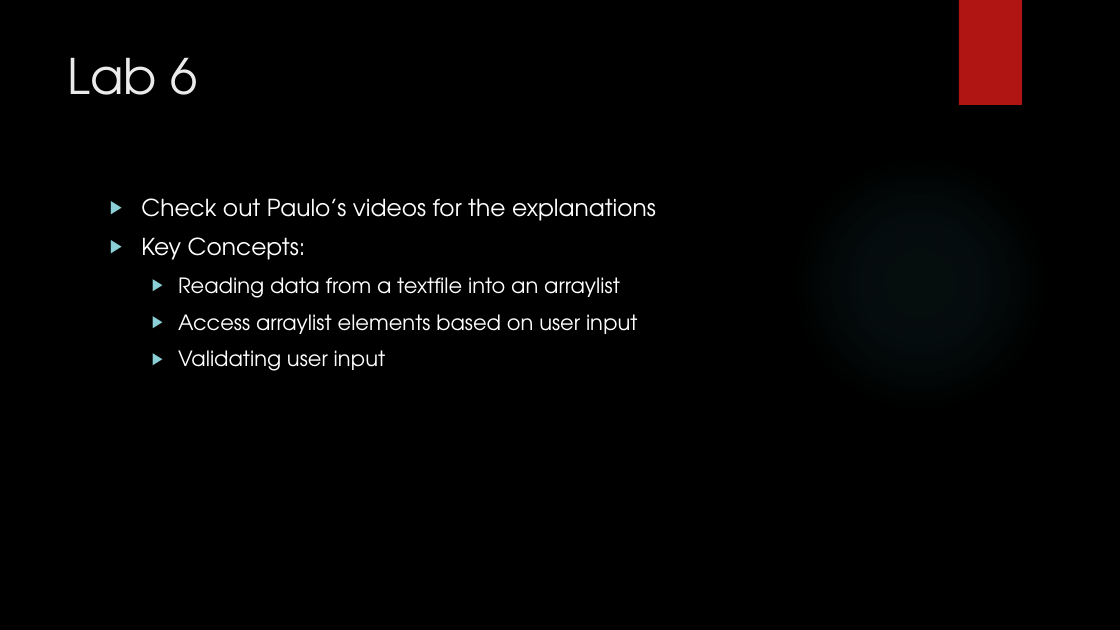
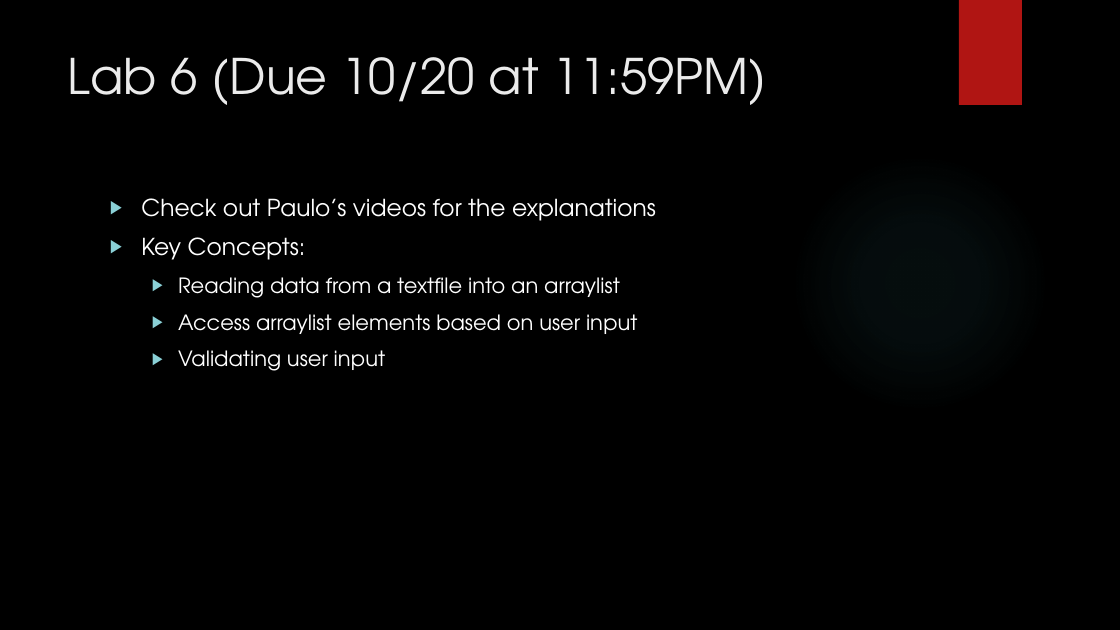
Before and after one commit to michaelbartlett17/cs7-recs, a slide deck: slide 22 of Slides/1014Recitation.pptx. Drawn at 1120x630 pixels with LibreOffice and Linux fonts; fonts in the diff are those of the drawing; background and template pictures are left out. Boxes give left, top, right and bottom in pixels: in the first picture for what was removed or moved away, otherwise in the second. Text is boxed around its words. In the diff, an @@ line names an element or a change of style, - is before the commit and + after.

Commit message:
Slide Updates

```diff
--- a/Slides/1014Recitation.pptx
+++ b/Slides/1014Recitation.pptx
@@ title at [68, 57, 766, 105]: text changed @@
-Lab 6
+Lab 6 (Due 10/20 at 11:59PM)
```
Also in this commit, not shown: 1 other file.
